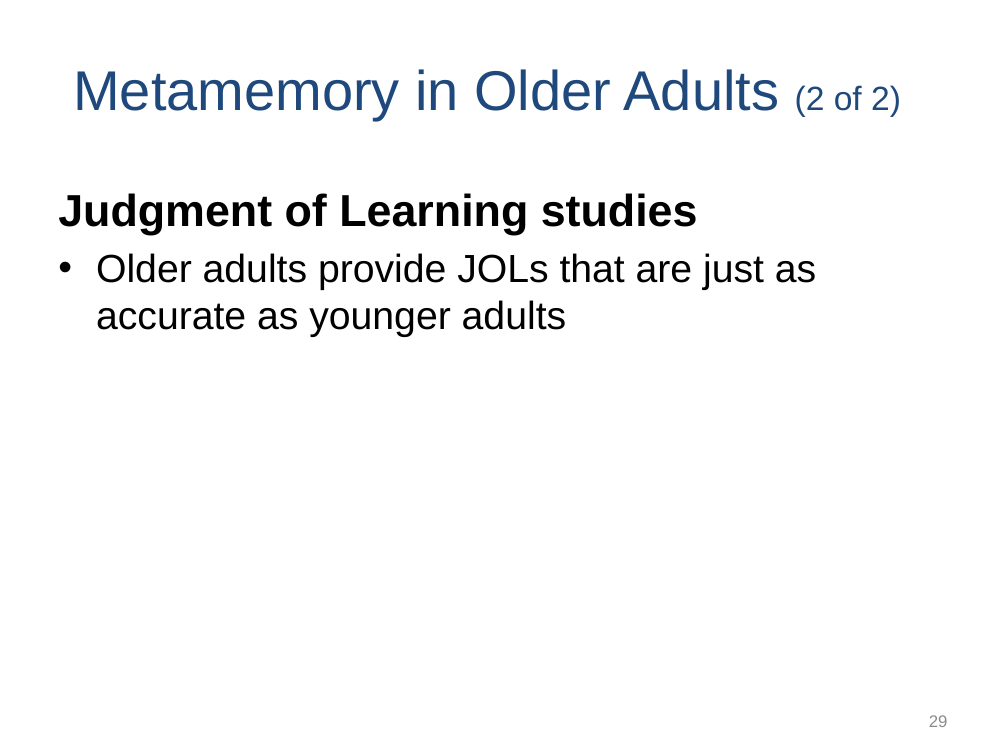
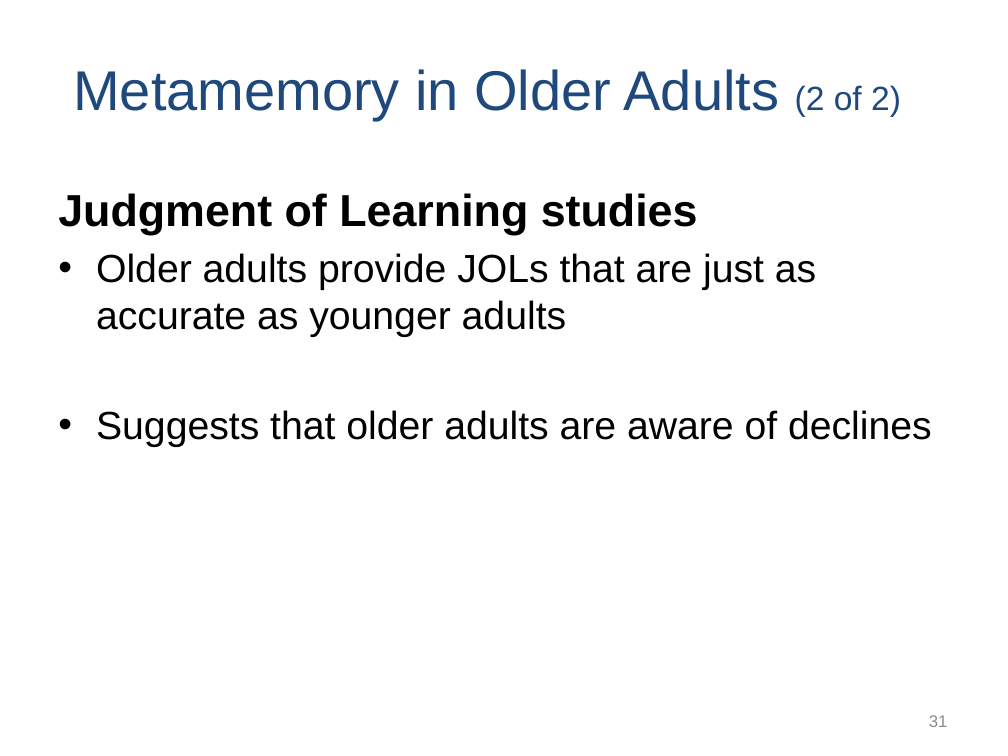
Before and after one commit to npm27/Teaching-Materials, a slide deck: slide 31 of Memory/Slides/Chapter 9.PPTX (slide 29 before the commit). Drawn at 1008x756 pixels with LibreOffice and Linux fonts; fonts in the diff are those of the drawing. Boxes give left, top, right and bottom in pixels: in the first picture for what was removed or moved away, otherwise in the second. Text is boxed around its words. In the diff, an @@ line names an element or a change of style, - is before the commit and + after.

```diff
--- a/Memory/Slides/Chapter 9.PPTX
+++ b/Memory/Slides/Chapter 9.PPTX
@@ text at [96,410,932,447]: paragraph added @@
+• Suggests that older adults are aware of declines
@@ page number at [929,715,948,727]: text changed @@
-29
+31
```
Also in this commit, not shown: 7 other slides changed, 2 slides added.
